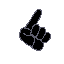
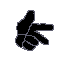
The second 64x64 image is a revision of the first. Changes to its layers:
hid "Sponge" (1st of 2, in "player hands") over [19, 9, 51, 51]
showed "Scissors" (1st of 2, in "player hands") over [15, 10, 54, 51]
